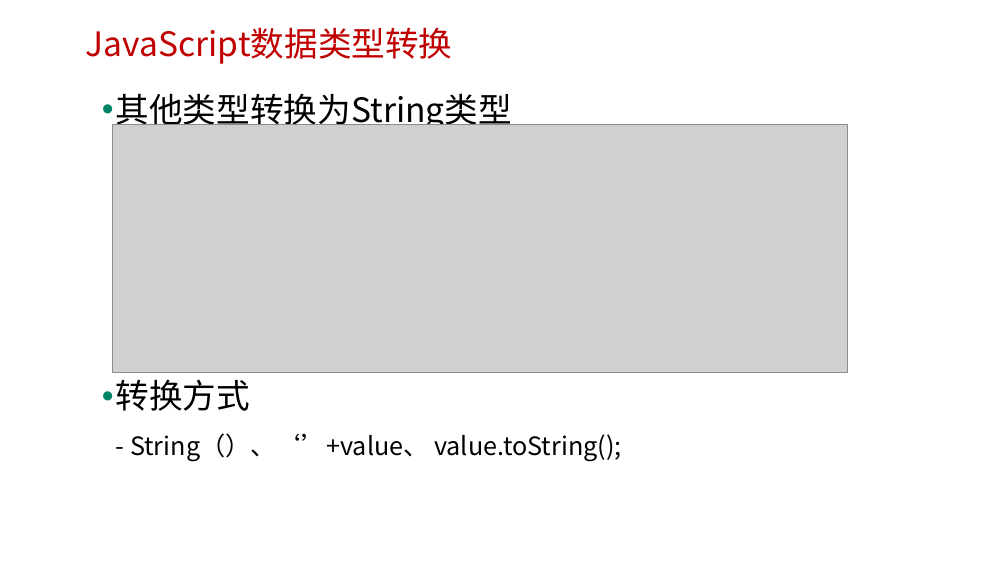
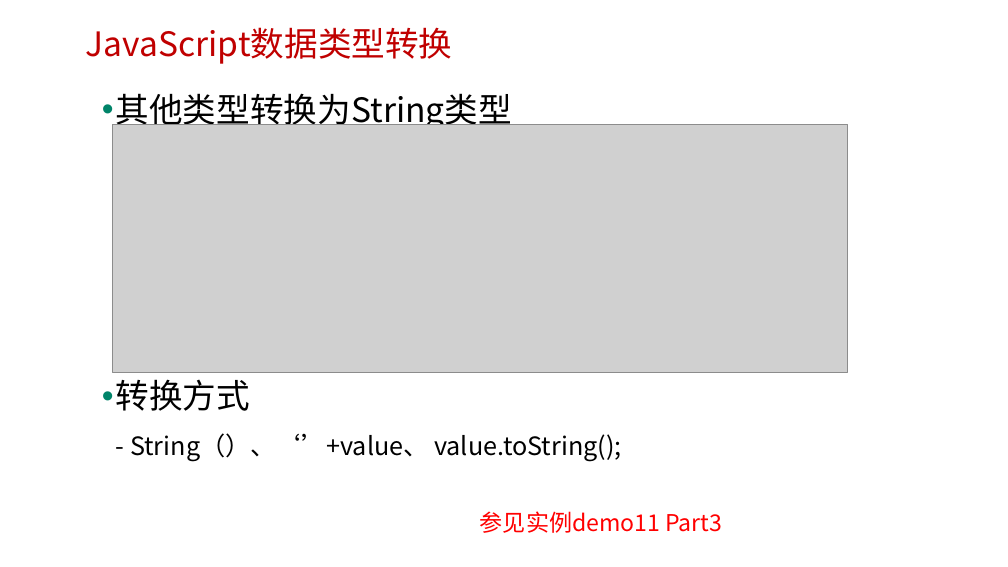
Before and after one commit to edu2act/course-javascript-advanced, a slide deck: slide 14 of 课程PPT/02.JavaScript数据类型、值与变量.pptx. Drawn at 1008x567 pixels with LibreOffice and Linux fonts; fonts in the diff are those of the drawing; grey boxes stand for pictures; background and template pictures are left out. Boxes give left, top, right and bottom in pixels: in the first picture for what was removed or moved away, otherwise in the second. Text is boxed around its words. In the diff, an @@ line names an element or a change of style, - is before the commit and + after.

```diff
--- a/课程PPT/02.JavaScript数据类型、值与变量.pptx
+++ b/课程PPT/02.JavaScript数据类型、值与变量.pptx
@@ text added at (480, 511, 722, 533), 22 pt, text #FF0000 @@
+参见实例demo11 Part3
```
Also in this commit, not shown: 8 other slides changed, 8 other files.
